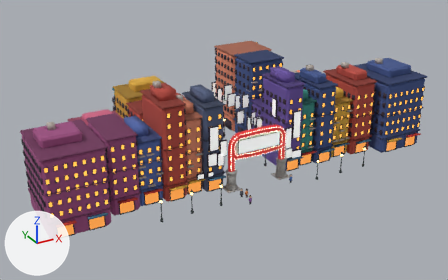
One commit to the glTF model assets/lod_ichiban.glb: the scene before it, then after it.
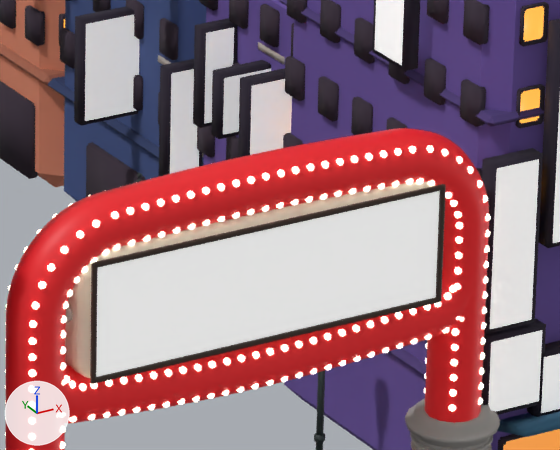
The first picture shows the older version from a 50 mm camera at (-59.4, -94.4, 58.0) aimed at (-0.6, 12.5, 4.6). The close-ups show the older and then the newer version on the part from 51% to 66% of the width and 39% to 58% of the height of that picture. Only the edits that show in the close-ups are written down. The lights are fixed; the arrows at lower left show +X, +Y and +Z. Where no turn or scale is listed for an object, it has been applied to the vertices.

In view in the first close-up: 'lampM.007', 'lampM.008', 'near_bld2', 'near_bld4', 'near_bld9', 'near_gateRed', 'near_ledge4', 'near_post', 'near_signBack', 'near_signBody', 'near_signFace', 'near_signFrame', 'shopM.015', 'shopM.016' and 111 more.
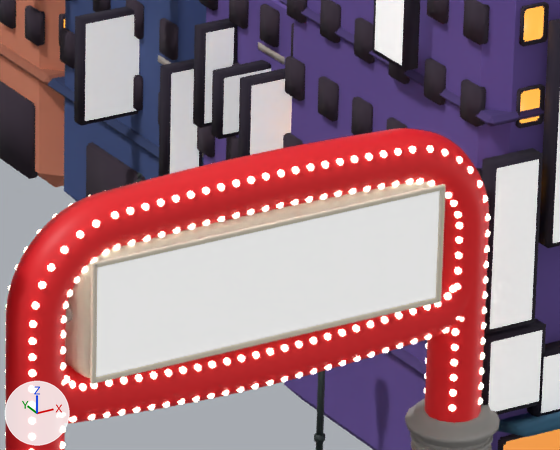
Boxes [x1, y1, x2, y2] around the edits, measured in the close-ups (560 x 450 px):
'near_signFrame', recoloured: [90, 184, 446, 384] in both
'lampM.007', moved (mostly hidden afterwards): before [314, 371, 325, 450]; after [132, 173, 143, 184]
'lampM.006', moved (not visible before): after [314, 371, 325, 450]
'lampM.008', moved (not visible afterwards): before [132, 173, 143, 184]

Patch to the scene script:
```diff
--- a/assets/lod_ichiban.glb.py
+++ b/assets/lod_ichiban.glb.py
@@ mat_signframe @@
 mat_signframe = principled_material('signFrame')
-mat_signframe.base_color = (0.0385, 0.0189, 0.0119)  # brown #37251c
+mat_signframe.base_color = (0.867, 0.782, 0.639)  # pale yellow #efe5d1
@@ ob_lampm_006 @@
 ob_lampm_006.parent = ob_inst_near_2
-ob_lampm_006.location = (-23.0, -5.3, 2.75)
+ob_lampm_006.location = (5.25, 5.0, 2.75)
 ob_lampm_006.scale = (2.45, 2.45, 2.45)
@@ ob_lampm_007 @@
 ob_lampm_007.parent = ob_inst_near_2
-ob_lampm_007.location = (5.25, 5.0, 2.75)
+ob_lampm_007.location = (5.25, 14.0, 2.75)
 ob_lampm_007.scale = (2.45, 2.45, 2.45)
@@ ob_lampm_008 @@
 ob_lampm_008.parent = ob_inst_near_2
-ob_lampm_008.location = (5.25, 14.0, 2.75)
+ob_lampm_008.location = (5.25, 23.0, 2.75)
 ob_lampm_008.scale = (2.45, 2.45, 2.45)
```
